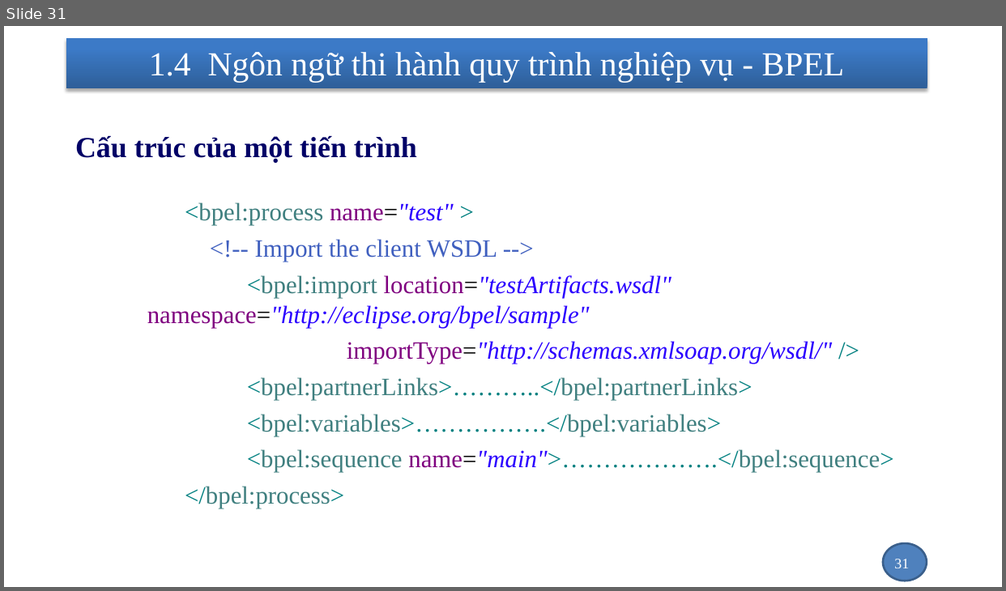
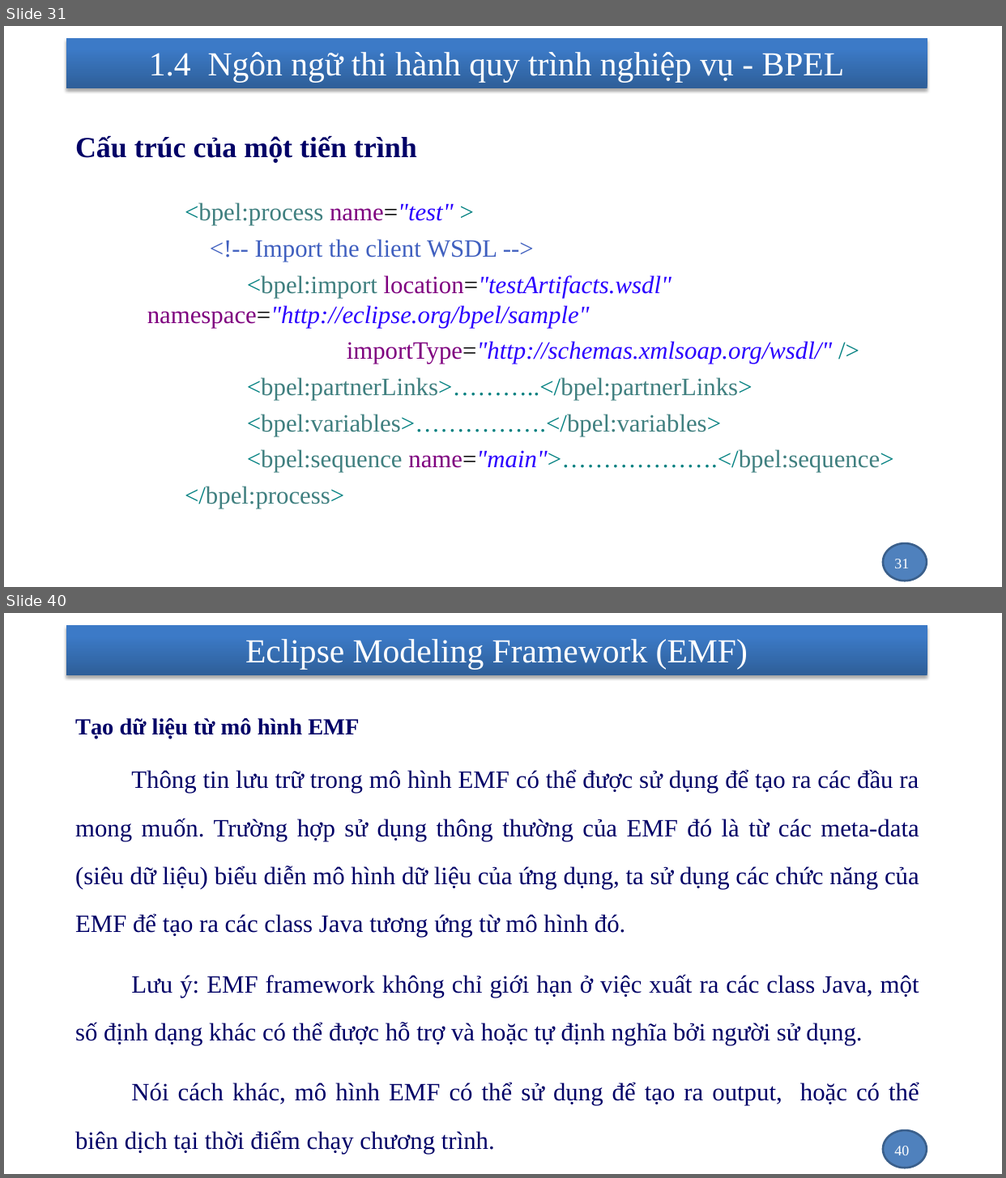
Before and after one commit to nhanhnt/LUANVAN, a slide deck: WORD/luanvan_nhanhnt_ver1.pptx. Shown one above the other, each under a label of ours: slide 31 before the commit, slides 31 and 40 after it; the slides between them are not shown. The pictures are 1006x591 and 1006x1178 pixels, drawn with LibreOffice and Linux fonts; fonts in the diff are those of the drawing; background and template pictures are left out. Boxes give left, top, right and bottom in pixels: in the first picture for what was removed or moved away, otherwise in the second. Text is boxed around its words. In the diff, an @@ line names an element or a change of style, - is before the commit and + after.

```diff
--- a/WORD/luanvan_nhanhnt_ver1.pptx
+++ b/WORD/luanvan_nhanhnt_ver1.pptx
@@ slide 40 added at [4,613,1002,1174], background picture (left out); not listed: 2 template elements that a slide beside it also shows @@
@@ title added at [245,639,748,670], 32.4 pt, text #FFFFFF @@
+Eclipse Modeling Framework (EMF)
@@ text added at [75,718,919,1154], 24.1 pt, text #000066 @@
+    Tạo dữ liệu từ mô hình EMF
+    Thông tin lưu trữ trong mô hình EMF có thể được sử dụng để tạo ra các đầu ra mong muốn. Trường hợp sử dụng thông thường của EMF đó là từ các meta-data (siêu dữ liệu) biểu diễn mô hình dữ liệu của ứng dụng, ta sử dụng các chức năng của EMF để tạo ra các class Java tương ứng từ mô hình đó.
+    Lưu ý: EMF framework không chỉ giới hạn ở việc xuất ra các class Java, một số định dạng khác có thể được hỗ trợ và hoặc tự định nghĩa bởi người sử dụng.
+    Nói cách khác, mô hình EMF có thể sử dụng để tạo ra output, hoặc có thể biên dịch tại thời điểm chạy chương trình.
@@ page number added at [894,1146,909,1156], 14 pt, text #FFFFFF @@
+40
```
Also in this commit, not shown: 1 slide changed, 11 other slides added, 1 slide removed, 1 other file.
